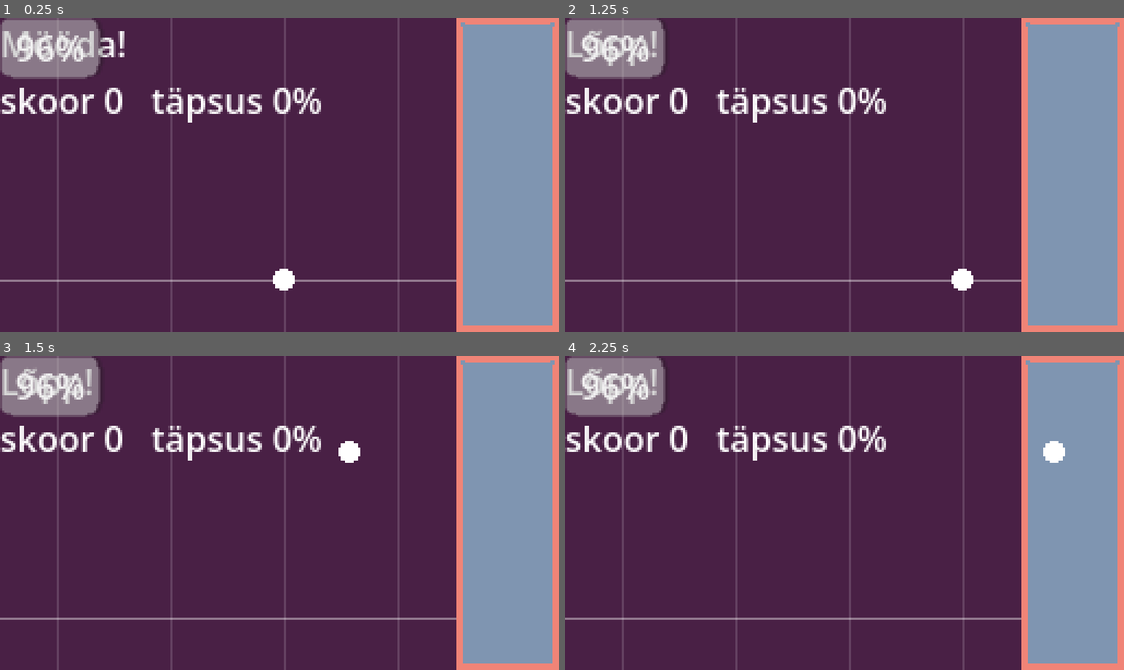
Above: before the commit, frames 1-4 (two rows, left to right).
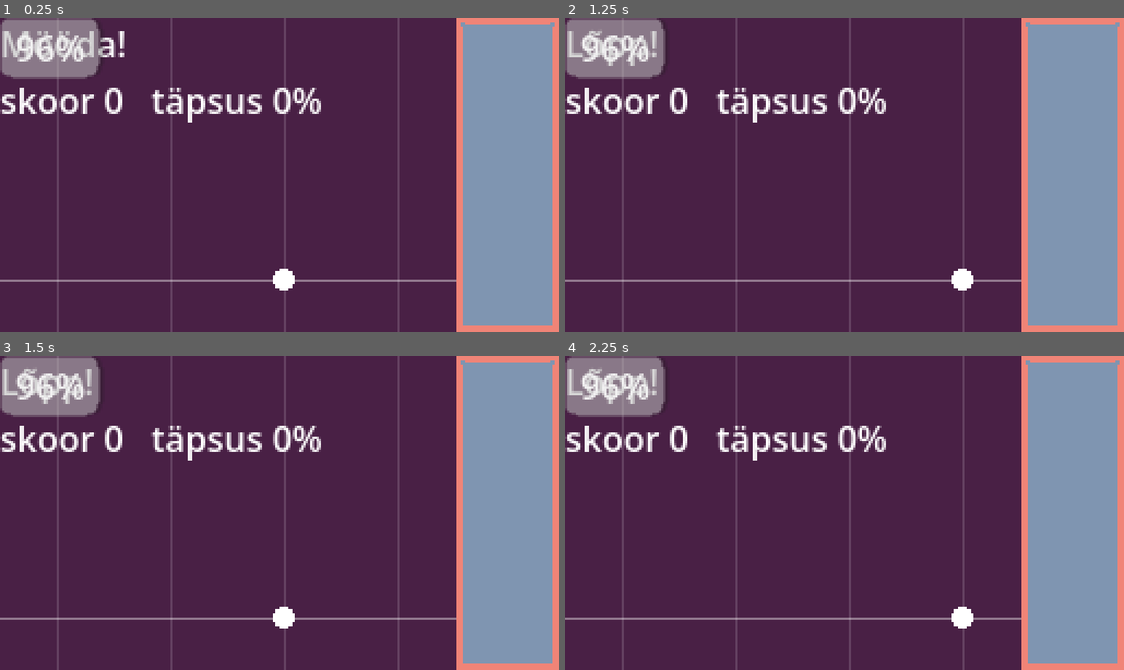
Above: after the commit, the same moments.

Repository: Arturilumae/Shapes
Game: Godot game, scene res://Scenes/main.tscn
The game is run twice, just before and just after one commit, with the same random seed, the same clock (stepped at 60 frames per second) and the same inputs. Sound files missing from this copy of the repository are replaced by a short silence.
Inputs:
- Up to frame 1 (0.25 s): no input
- Up to frame 2 (1.25 s): tap Enter (ui_accept) at 0.5, 0.77 s; hold E (hop_right) from 0.53 s (still down)
- Up to frame 3 (1.5 s): tap Enter (ui_accept) at 1.25 s; release E (hop_right) at 1.28 s; hold Q (hop_left) from 1.28 s (still down)
- Up to frame 4 (2.25 s): tap Enter (ui_accept) at 1.52, 2 s; release Q (hop_left) at 2.03 s; hold E (hop_right) from 2.03 s (still down)

Frames 1-2 are identical in both runs. In frame 3, 0.4% of the frame differs, in the area x 48-65%, y 27-87%; in frame 4, 0.4%.

Commit message:
input fixed

Diff:
--- a/shapes/Scripts/game.gd
+++ b/shapes/Scripts/game.gd
@@ -116,6 +116,18 @@
 			break
 		p = q
 	return p["dist"] + (t - p["t"]) * p["speed"]
+
+
+## Raja praegune kiirus px/s (mängija kasutab seda, et libiseda mööda diagonaali).
+func current_speed() -> float:
+	if speed_points.is_empty():
+		return scroll_speed
+	var p: Dictionary = speed_points[0]
+	for q in speed_points:
+		if q["t"] > song_time:
+			break
+		p = q
+	return p["speed"]
 
 
 ## Vastupidine: mis ajal on rada liikunud d pikslit.
@@ -183,10 +195,9 @@
 
 	var count := segments.size()
 
-	# 1) Diagonaalid raja vahetuste kohale.
-	#    Diagonaal on 45°: iga raja kohta täpselt lane_spacing pikslit alla.
-	#    Selle keskpunkt on raja vahetuse hetkel.
-	var trans_mid: Array = []    # raja vahetuse y (täisarv)
+	# 1) Leia raja vahetused. Diagonaal on 45°: iga raja kohta täpselt
+	#    lane_spacing pikslit alla. Selle keskpunkt on raja vahetuse hetkel.
+	var trans_mid: Array = []    # diagonaali keskpunkti y (täisarv)
 	var trans_half: Array = []   # pool diagonaali kõrgusest (0 = diagonaali pole)
 	for i in count:
 		trans_mid.append(0)
@@ -197,24 +208,43 @@
 		var b: Dictionary = segments[i + 1]  # hilisem lõik (ekraanil ülal pool)
 		if a["lane"] == b["lane"] or absf(a["end"] - b["start"]) > 0.001:
 			continue
-
 		var jumped: int = absi(b["lane"] - a["lane"])
-		var y_mid := roundi(-dist_at(a["end"]))
-		var half := int(lane_spacing * jumped * 0.5)
-		trans_mid[i] = y_mid
-		trans_half[i] = half
-
+		trans_mid[i] = roundi(-dist_at(a["end"]))
+		trans_half[i] = int(lane_spacing * jumped * 0.5)
+
+	# 2) Kahe järjestikuse diagonaali vahele jääb vähemalt min_straight pikslit
+	#    sirget joont. Kui vahetused on liiga lähestikku, lükatakse hilisem edasi
+	#    ja selle aeg arvutatakse ümber, et hindamine klapiks sellega, mida näed.
+	var shifted := 0
+	for i in range(1, count):
+		if trans_half[i] == 0 or trans_half[i - 1] == 0:
+			continue
+		var limit: int = trans_mid[i - 1] - trans_half[i - 1] - min_straight - trans_half[i]
+		if trans_mid[i] > limit:
+			trans_mid[i] = limit
+			var new_t := time_at_dist(-limit)
+			segments[i]["end"] = new_t
+			segments[i + 1]["start"] = new_t
+			segments[i + 1]["end"] = maxf(segments[i + 1]["end"], new_t)
+			shifted += 1
+
+	# 3) Diagonaalide sõlmed
+	for i in count:
+		if trans_half[i] == 0:
+			continue
+		var a: Dictionary = segments[i]
+		var b: Dictionary = segments[i + 1]
 		var piece := DiagPiece.new()
 		piece.down_right = b["lane"] < a["lane"]   # hilisem rada vasakul => alla paremale
 		piece.tex = line_diag_right if piece.down_right else line_diag_left
-		piece.jumped = jumped
+		piece.jumped = absi(b["lane"] - a["lane"])
 		piece.step = lane_spacing
 		piece.color = LINE_COLOR
 		# Diagonaali nullpunkt on selle ülemine ots (hilisema raja keskjoon)
-		piece.position = Vector2(lane_x(b["lane"]), y_mid - half)
+		piece.position = Vector2(lane_x(b["lane"]), trans_mid[i] - trans_half[i])
 		track.add_child(piece)
 
-	# 2) Sirged tükid diagonaalide vahele
+	# 4) Sirged tükid diagonaalide vahele
 	var too_short := 0
 	for i in count:
 		var seg: Dictionary = segments[i]
@@ -235,8 +265,10 @@
 		track.add_child(piece)
 		seg["rect"] = piece
 
+	if shifted > 0:
+		push_warning("%d raja vahetust nihutati edasi, sest need olid liiga lähestikku. Suurem kiirus (Scroll Speed või chart'i \"speeds\") hoiab need muusikaga täpsemalt koos." % shifted)
 	if too_short > 0:
-		push_warning("%d lõiku on diagonaalide jaoks liiga lühikesed. Suurenda kiirust (Scroll Speed või chart'i \"speeds\")." % too_short)
+		push_warning("%d lõiku on diagonaalide jaoks liiga lühikesed." % too_short)
 
 
 # ---------- Ajastus ----------
@@ -265,8 +297,6 @@
 
 	# Rada liigub tervete pikslite kaupa, siis ei lähe midagi taustaga nihkesse
 	track.position.y = roundi(hit_line_y + dist_at(t))
-	# Mängija on alati täpselt raja keskjoonel ja löögijoonel
-	player.position = Vector2(lane_x(player.lane), hit_line_y)
 
 	# Jäta vahele lõigud, mis on juba mööda läinud
 	while current < segments.size() and segments[current]["end"] <= t:
--- a/shapes/Scripts/player.gd
+++ b/shapes/Scripts/player.gd
@@ -1,57 +1,62 @@
 extends Node2D
+## Mängija pall. Rajade asukohad ja kiiruse küsib game.gd-lt (vanemsõlm),
+## nii et pall on alati täpselt rajajoonel ja libiseb mööda 45° diagonaali.
 
 const LANES = 4
-var lane = 2   # alustab keskmisest rajast
-var cd = false
+var lane = 2      # rada, mille järgi mängu hinnatakse (alustab keskelt)
+var cd = false    # true = pall liigub parasjagu radade vahel
+
+@onready var game = get_parent()
+
 
 func _ready():
-	update_position(0,"hop")
+	position = target_pos(lane)
+
 
 func _draw():
 	draw_circle(Vector2.ZERO, 5, Color.WHITE)
 
 
-func _process(delta):
+func _process(_delta):
 	if cd:
 		return
-
-	# Check if keys are held down continuously
+	# Nooleklahv all hoides liigub pall sujuvalt rajalt rajale
 	if Input.is_action_pressed("ui_left") and lane > 0:
-		update_position(-1,"tween")
+		move(-1, "tween")
 	elif Input.is_action_pressed("ui_right") and lane < LANES - 1:
-		update_position(1,"tween")
+		move(1, "tween")
 
 
 func _unhandled_input(event):
-	if cd == true:
+	if cd:
 		return
-	if event.is_action_pressed("ui_left") and lane > 0:
-		update_position(-1,"tween")
-	if event.is_action_pressed("ui_right") and lane < LANES - 1:
-		update_position(1,"tween")
+	# Hüpe: kohe teisele rajale
 	if event.is_action_pressed("hop_left") and lane > 0:
-		update_position(-1,"hop")
-	if event.is_action_pressed("hop_right") and lane < LANES - 1:
-		update_position(1,"hop")
+		move(-1, "hop")
+	elif event.is_action_pressed("hop_right") and lane < LANES - 1:
+		move(1, "hop")
 
-func update_position(nextlane, type):
-	cd = true   # While cd is true, the player is officially "in transit" / off the line
 
-	# Calculate target using current lane + nextlane without changing 'lane' yet
-	var target_lane = lane + nextlane
+func target_pos(l: int) -> Vector2:
+	return Vector2(game.lane_x(l), game.hit_line_y)
 
-	var size = get_viewport_rect().size
-	var lane_width = size.x / LANES
-	var target_position = Vector2(lane_width * (target_lane + 0.5), size.y - 100)
-	if type == "tween":
-		var tween = create_tween()
-		tween.tween_property(self, "position", target_position, 0.5).set_trans(Tween.TRANS_LINEAR)
-		tween.finished.connect(movement_finish.bind(nextlane))
-	elif type == "hop":
-		self.position = target_position
-		cd = false
-		lane+= nextlane
 
-func movement_finish(nextlane):
-	lane += nextlane  # Player has officially arrived at the new lane
-	cd = false        # Cooldown ends, player is safely on the new line
+func move(dir: int, type: String):
+	var target_lane: int = lane + dir
+
+	if type == "hop":
+		lane = target_lane
+		position = target_pos(lane)
+		return
+
+	cd = true
+	# Diagonaal on 45°, ehk ühe raja jagu üle sõitmiseks kulub
+	# lane_spacing / kiirus sekundit. Sama ajaga liigub pall külgsuunas,
+	# nii et see libiseb täpselt mööda diagonaali.
+	var duration: float = game.lane_spacing / maxf(game.current_speed(), 1.0)
+
+	var tween := create_tween()
+	tween.tween_property(self, "position", target_pos(target_lane), duration)
+	# Rada vahetub hindamise jaoks poole liikumise peal, täpselt nagu diagonaali keskel
+	tween.parallel().tween_callback(func(): lane = target_lane).set_delay(duration / 2.0)
+	tween.tween_callback(func(): cd = false)
